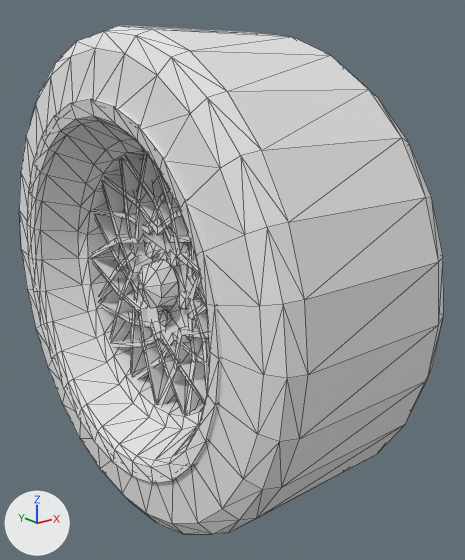
Before and after pictures for a commit that changed the OBJ model Test/Assets/Models/wheel_RL.obj.
The view is the same before and after, from a camera (50 mm lens) standing at (-0.536, -0.754, 0.282) and looking at (0.04, -0.034, -0.006). Every picture has the same lights, and +X, +Y and +Z are marked at lower left. The picture after the commit comes second. Mesh edges are drawn as thin lines. Where no turn or scale is listed for an object, it has been applied to the vertices.

Script lines for the objects in view, before the commit:
```python
mat_rb1c_tire_1k = principled_material('RB1c_Tire_1k')
mat_rb1c_tire_1k.base_color = (0.8, 0.8, 0.8)  # white #e7e7e7
mat_rb1c_tire_1k.roughness = 1.0
me_wheel_rl = bpy.data.meshes.new('wheel_RL')
me_wheel_rl.from_pydata(...)  # 748 vertices, 1223 faces; spans x -0.157..0.157, y -0.344..0.344, z -0.344..0.344
me_wheel_rl.materials.append(mat_rb1c_tire_1k)  # white #e7e7e7
ob_wheel_rl = bpy.data.objects.new('wheel_RL', me_wheel_rl)
ob_wheel_rl.location = (0.0, 0.0, 0.0)
```
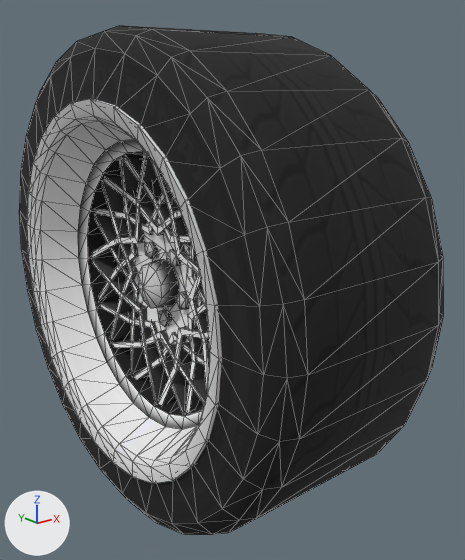
Edits to the bpy script that builds the scene:
```text
Add img_rb1c_tire_1k_png:
    img_rb1c_tire_1k_png = load_image('RB1c_Tire_1k.png', 'RB1c_Tire_1k.png', 1024, 1024, 'sRGB')
Change mat_rb1c_tire_1k:
    remove mat_rb1c_tire_1k.base_color = (0.8, 0.8, 0.8)  # white #e7e7e7
    add mat_rb1c_tire_1k.texture = img_rb1c_tire_1k_png
    mat_rb1c_tire_1k.roughness: 1.0 -> 0.9
```

Boxes [x1, y1, x2, y2] around the edits, measured in the pictures (465 x 560 px):
'wheel_RL', surface changed (white to black)
    both: [19, 25, 444, 535]
